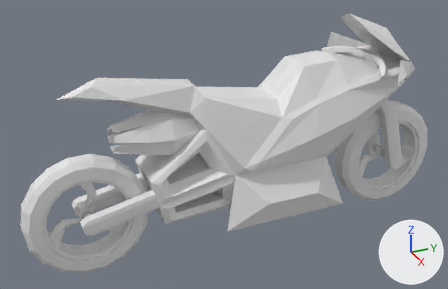
What one commit did to the Blender file rider_bike.blend.
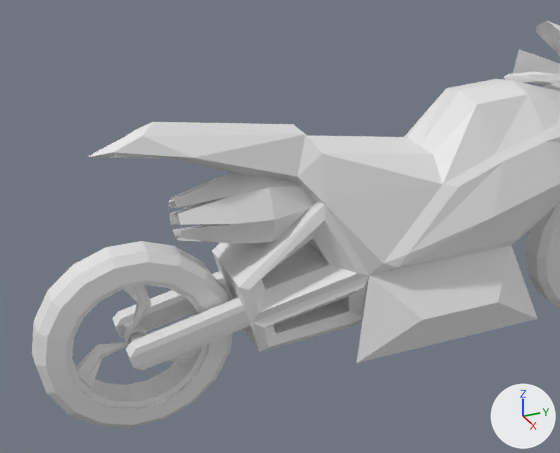
The first picture shows the older version from a camera (50 mm lens) standing at (6.65, -3.33, 4.05) and looking at (-0.09, -0.3, 0.69). The close-ups show both versions on the part from 0% to 80% of the width and 0% to 100% of the height of that picture; other places that the commit changed are outside them. Lighting does not change. The marker at lower right points along +X, +Y and +Z.

Names of what the first close-up shows: 'BackAxle', 'BikeBody', 'BikeThruster', 'Handlebars', 'MetalBackPart', 'WheelB', 'WheelF'.
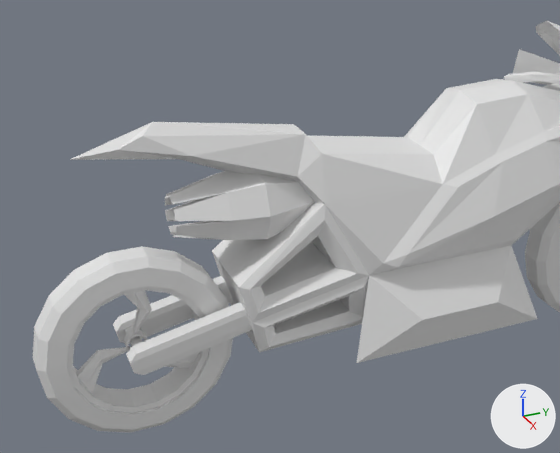
Location of each change, (x1, y1, x2, y2) in pixels of the close-ups (560 x 453 px; the box of a moved part takes in the faces that stretch with it):
'BikeBody', reshaped: before (88, 49, 560, 363); after (70, 49, 560, 363)
'WheelB', moved: before (32, 241, 233, 428); after (33, 246, 233, 433)
'BikeThruster', moved: before (169, 173, 314, 243); after (165, 171, 315, 240)
'BackAxle', moved: before (112, 271, 250, 370); after (113, 276, 252, 375)
'WheelF', moved: before (525, 203, 560, 308); after (525, 203, 560, 312)
part 1 of me_plane_001, moved or reshaped: before (88, 122, 322, 181); after (70, 122, 322, 180)
part 2 of me_plane_006, built on: (250, 220, 365, 347) in both

Diff of the bpy script that builds the scene:
```diff
--- a/rider_bike.blend.py
+++ b/rider_bike.blend.py
@@ me_plane_001 @@
 me_plane_001.from_pydata(...)  # 68 vertices, 69 faces; spans x -0.86..0.0, y -2.39..2.5, z -0.2..1.84
 # used by ob_bikebody; location = (0.0, 0.0, 0.0)
-me_plane_001.vertices[43].co = (-0.21, -1.68, 1.61)
-me_plane_001.vertices[47].co = (-0.07, -2.21, 1.68)
-me_plane_001.vertices[64].co = (0.0, -2.39, 1.65)  # pixel (86, 157)
+# me_plane_001 part 1
+me_plane_001.vertices[43].co = (-0.18, -1.68, 1.61)
+me_plane_001.vertices[47].co = (-0.07, -2.18, 1.69)
+me_plane_001.vertices[64].co = (0.0, -2.5, 1.65)  # pixel (69, 159)
@@ me_plane_006 @@
 me_plane_006.from_pydata(...)  # 34 vertices, 27 faces; spans x -0.458..0.0, y -1.434..-0.271, z -0.064..1.128
 # used by ob_metalbackpart; location = (0.0, 0.0, 0.0)
 # verts and faces of me_plane_006; kept vertices keep their numbers, new ones are numbered from 34
 # before: 1 (0.0, -0.787, 1.049), 2 (0.0, -0.352, 0.03), 5 (-0.324, -1.144, 0.083), 6 (-0.368, -0.53, 0.306), 8 (-0.332, -0.715, 1.128)
 # before: 14 (-0.302, -0.664, 0.585), 15 (-0.271, -1.196, 0.464), 16 (-0.259, -0.786, 0.82), 17 (-0.268, -1.225, 0.572), 18 (0.0, -0.663, 0.582) at pixel (315, 249)
 # before: 19 (0.0, -1.195, 0.462), 20 (0.0, -0.785, 0.818), 21 (0.0, -1.225, 0.57), 22 (-0.44, -0.386, 0.498), 25 (-0.262, -0.271, -0.04)
 # before: 29 (0.0, -0.488, 0.11)
+# me_plane_006 part 2
+verts[5] = (-0.324, -1.143, 0.08)  # moved
+verts[6] = (-0.368, -0.531, 0.308)  # moved
+verts[14] = (-0.36, -0.637, 0.58)  # moved
+verts[15] = (-0.327, -1.219, 0.436)  # moved
+verts[16] = (-0.314, -0.767, 0.861)  # moved
+verts[17] = (-0.324, -1.252, 0.535)  # moved
+verts[18] = (0.0, -0.637, 0.58)  # moved, pixel (318, 249)
+verts[19] = (0.0, -1.219, 0.436)  # moved
+verts[20] = (0.0, -0.767, 0.861)  # moved
+verts[21] = (0.0, -1.252, 0.535)  # moved
+verts[29] = (0.0, -0.489, 0.117)  # moved
+verts[34] = (0.0, -0.386, 0.498)
+faces += [(2, 25, 22, 34), (1, 34, 22, 8)]
@@ ob_bikethruster @@
 ob_bikethruster = bpy.data.objects.new('BikeThruster', me_cylinder)
-ob_bikethruster.location = (0.0, -1.542, 1.064)
+ob_bikethruster.location = (0.0, -1.572, 1.097)
 ob_bikethruster.rotation_euler = (1.571, 0.0, 0.0)  # degrees (90, 0, 0)
@@ ob_wheelf @@
 ob_wheelf = bpy.data.objects.new('WheelF', me_circle_003)
-ob_wheelf.location = (0.0, 2.226, 0.134)
+ob_wheelf.location = (0.0, 2.226, 0.088)
 ob_wheelf.rotation_euler = (0.0, 1.571, 0.0)  # degrees (0, 90, 0)
@@ ob_wheelb @@
 ob_wheelb = bpy.data.objects.new('WheelB', me_circle_001)
-ob_wheelb.location = (0.0, -2.178, 0.134)
+ob_wheelb.location = (0.0, -2.178, 0.088)
 ob_wheelb.rotation_euler = (0.0, 1.571, 0.0)  # degrees (0, 90, 0)
@@ ob_backaxle @@
 ob_backaxle = bpy.data.objects.new('BackAxle', me_plane_004)
-ob_backaxle.location = (0.0, -1.133, 0.244)
+ob_backaxle.location = (0.0, -1.133, 0.199)
 ob_backaxle.rotation_euler = (-1.362, 0.0, 0.0)  # degrees (-78, 0, 0)
```
